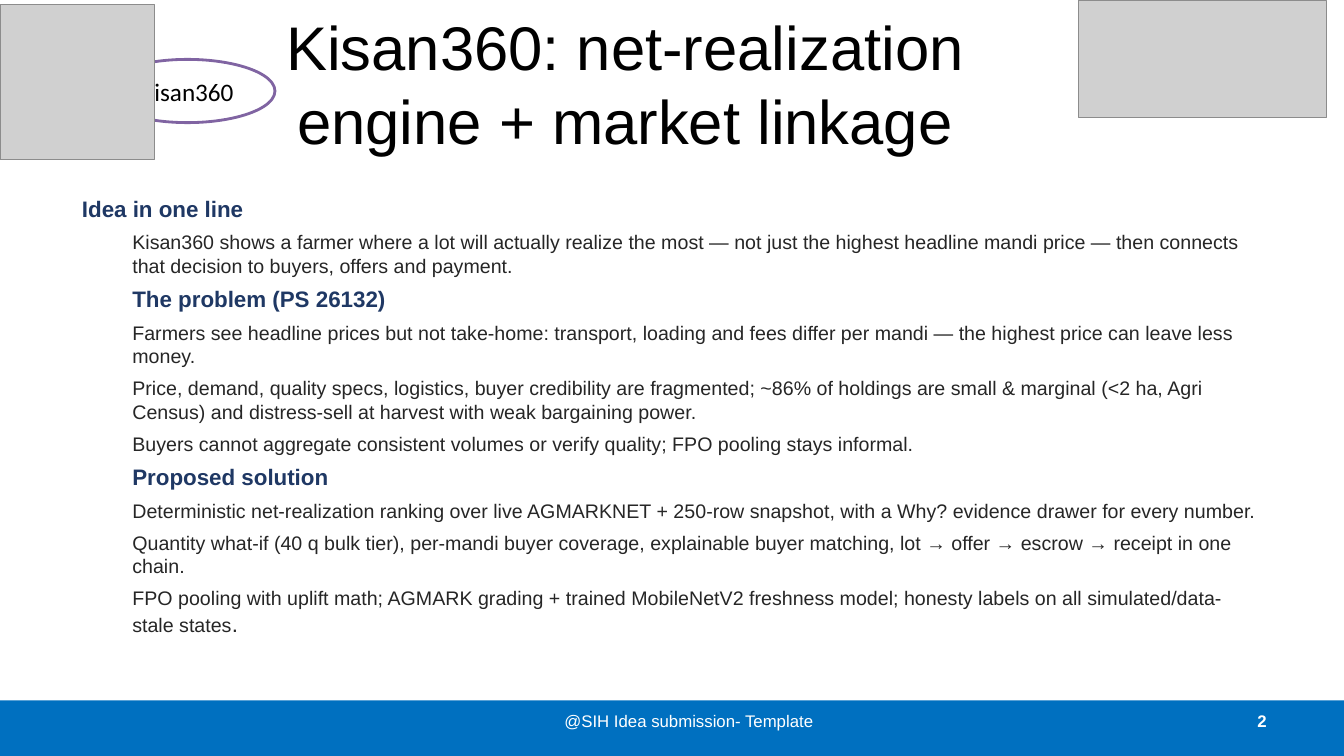
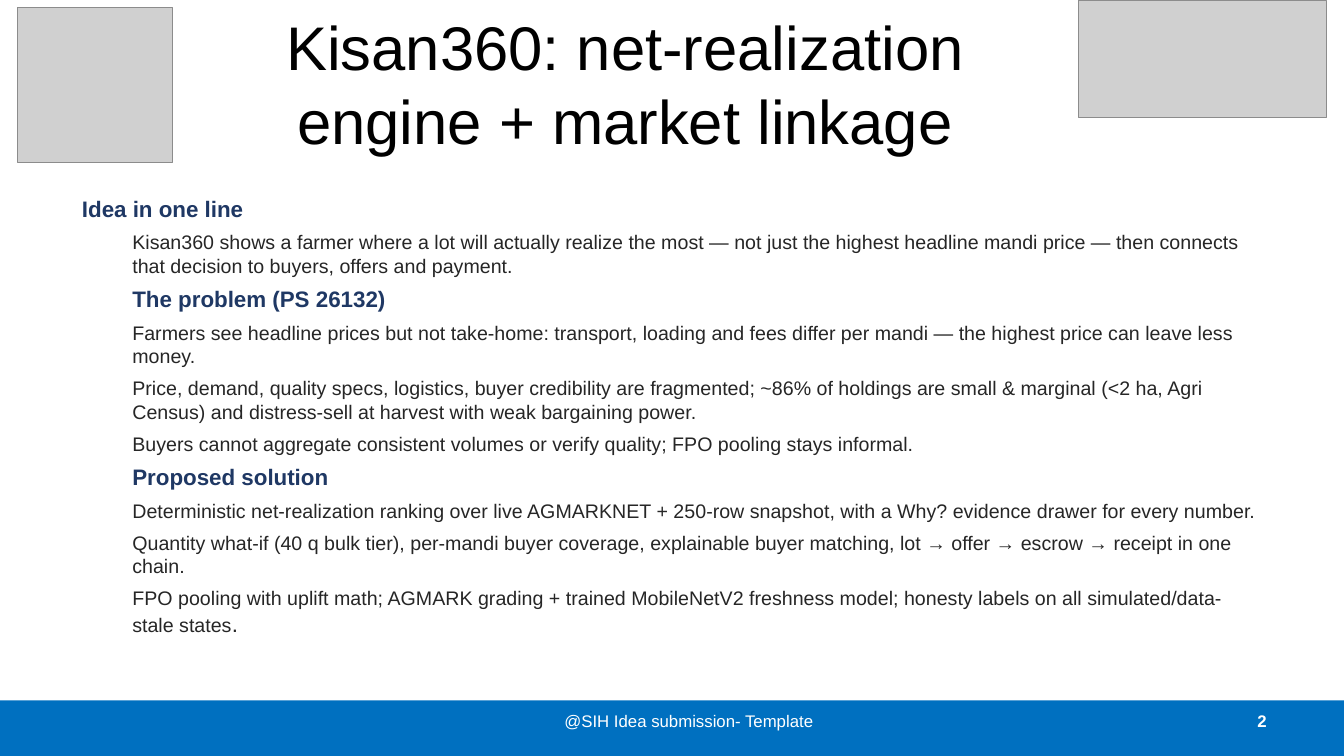
Before and after one commit to Kissan-360/Kisan360_new, a slide deck: slide 2 of Kisan360_SIH26132_Idea_PPT.pptx. Drawn at 1344x756 pixels with LibreOffice and Linux fonts; fonts in the diff are those of the drawing; grey boxes stand for pictures. Boxes give left, top, right and bottom in pixels: in the first picture for what was removed or moved away, otherwise in the second. Text is boxed around its words. In the diff, an @@ line names an element or a change of style, - is before the commit and + after.

```diff
--- a/Kisan360_SIH26132_Idea_PPT.pptx
+++ b/Kisan360_SIH26132_Idea_PPT.pptx
@@ picture moved from (x1=0, y1=5, x2=155, y2=160) to (x1=18, y1=7, x2=173, y2=162) @@
@@ ellipse removed at (x1=100, y1=59, x2=275, y2=123) @@
-Kisan360
```
Also in this commit, not shown: 4 other slides changed, 11 other files.
